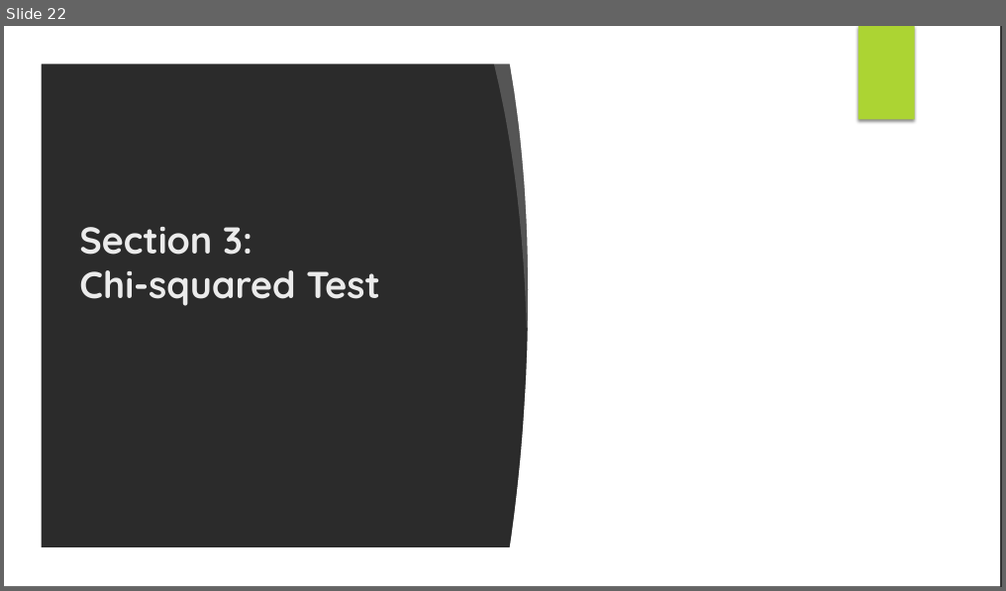
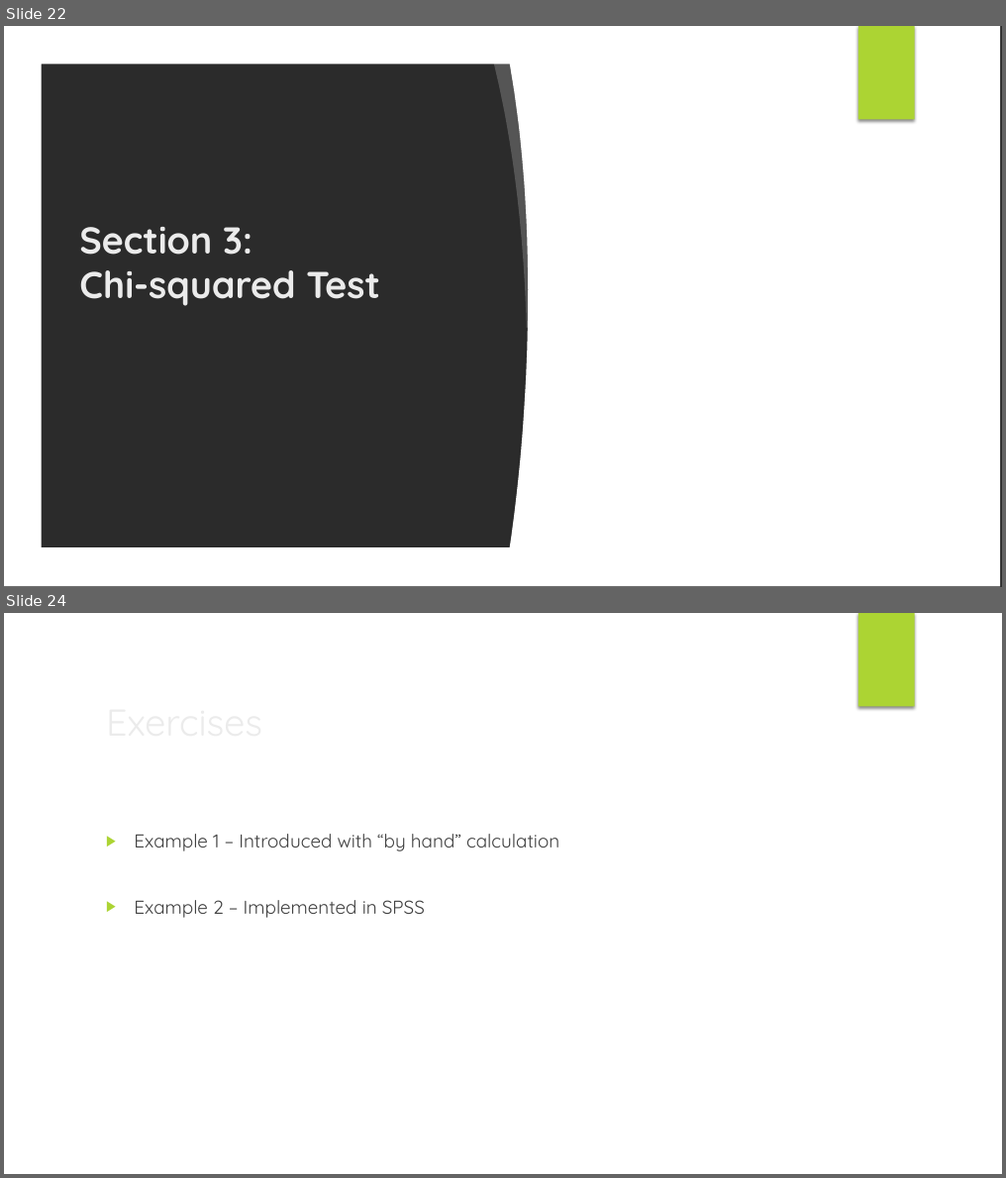
Before and after one commit to Liam-JB-Hill/CAP_pathway_Intro_to_Stats, a slide deck: docs/slides/Session3_master.pptx. Shown one above the other, each under a label of ours: slide 22 before the commit, slides 22 and 24 after it; the slides between them are not shown. The pictures are 1006x591 and 1006x1178 pixels, drawn with LibreOffice and Linux fonts; fonts in the diff are those of the drawing; background and template pictures are left out; a plain dark background stands for a picture behind light text. Boxes give left, top, right and bottom in pixels: in the first picture for what was removed or moved away, otherwise in the second. Text is boxed around its words. In the diff, an @@ line names an element or a change of style, - is before the commit and + after.

```diff
--- a/docs/slides/Session3_master.pptx
+++ b/docs/slides/Session3_master.pptx
@@ slide 24 added at [4,613,1002,1174], background picture (left out); not listed: 1 template element that a slide beside it also shows @@
@@ group added at [4,613,1002,1174]: 3 ellipses, 3 freeform shapes @@
@@ title added at [98,692,816,750], 36 pt, text #EBEBEB @@
+Exercises
@@ text added at [134,834,559,918], 18 pt, text #404040 @@
+▶ Example 1 – Introduced with “by hand” calculation
+▶ Example 2 – Implemented in SPSS
```
Also in this commit, not shown: 1 other slide added, 1 slide removed, 5 other files.
